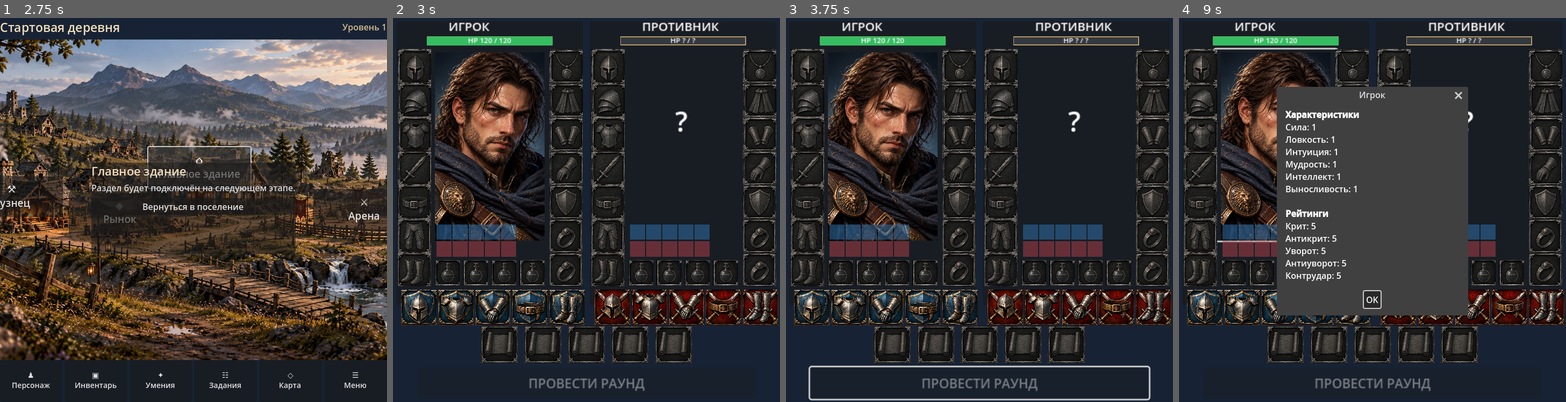
Above: before the commit, frames 1-4 (left to right).
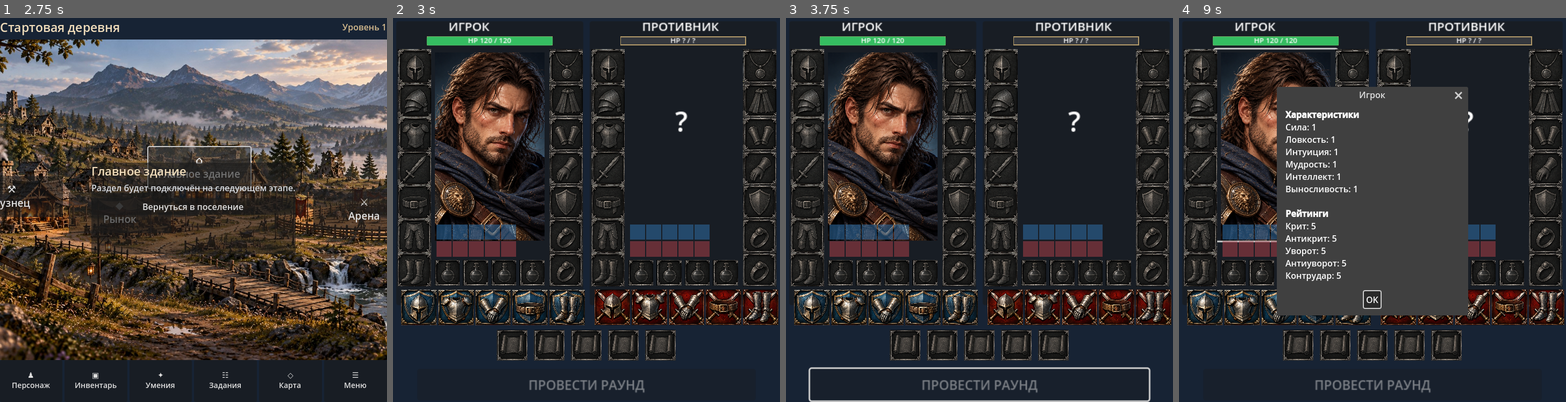
Above: after the commit, the same moments.

Repository: Archoniou1987/Battle-of-Artheon
Game: Godot game, scene res://scenes/main/main.tscn
Same seed, same stepped clock (60 frames per second), same inputs: the game is played once before the commit and once after it.
Inputs (mouse positions are in pixels of both pictures, inside the frame that each line leads up to):
- Up to frame 1 (2.75 s): click "⚒ Кузнец" at 0.5 s; click "◆ Рынок" at 1.25 s; click "⌂ Главное здание" at 2 s
- Up to frame 2 (3 s): click "⚔ Арена" at 2.75 s
- Up to frame 3 (3.75 s): click "♟ Персонаж" at 3.5 s
- Up to frame 4 (9 s): click "▣ Инвентарь" at 4.25 s; click "✦ Умения" at 5 s; click "☷ Задания" at 5.75 s; click "◇ Карта" at 6.5 s; click "☰ Меню" at 7.25 s; click "Вернуться в поселение" at 8 s; click (1275, 144) at 8.77 s

Frame 1 is identical in both runs. In frame 2, 3.6% of the frame differs, in the area x 22-78%, y 80-98%; in frame 3, 5.2%, in the area x 5-95%, y 80-100%; in frame 4, 3.6%.

Commit message:
Balance ABI spacing and reserve room for selected-state glow

Diff:
--- a/ui/arena/arena_screen.gd
+++ b/ui/arena/arena_screen.gd
@@ -172,12 +172,12 @@
 	_build_fighter(Vector2(4, 8), true)
 	_build_fighter(Vector2(244, 8), false)
 	var abilities := HBoxContainer.new()
-	abilities.position = Vector2(109, 386)
+	abilities.position = Vector2(129, 391)
 	abilities.add_theme_constant_override("separation", 8)
 	square_content.add_child(abilities)
 	for index in range(5):
 		var button := Button.new()
-		button.custom_minimum_size = Vector2(46, 46)
+		button.custom_minimum_size = Vector2(38, 38)
 		button.text = ""
 		var abi_style := StyleBoxTexture.new()
 		abi_style.texture = ItemIcon.empty_slot_texture("abi")
@@ -190,7 +190,7 @@
 		abilities.add_child(button)
 	round_button = Button.new()
 	round_button.text = "ПРОВЕСТИ РАУНД"
-	round_button.position = Vector2(30, 437)
+	round_button.position = Vector2(30, 439)
 	round_button.custom_minimum_size = Vector2(420, 39)
 	round_button.disabled = true # No fake rounds: wait for CombatCommandApi integration.
 	round_button.tooltip_text = "Подключение CombatCommandApi — следующий этап"
